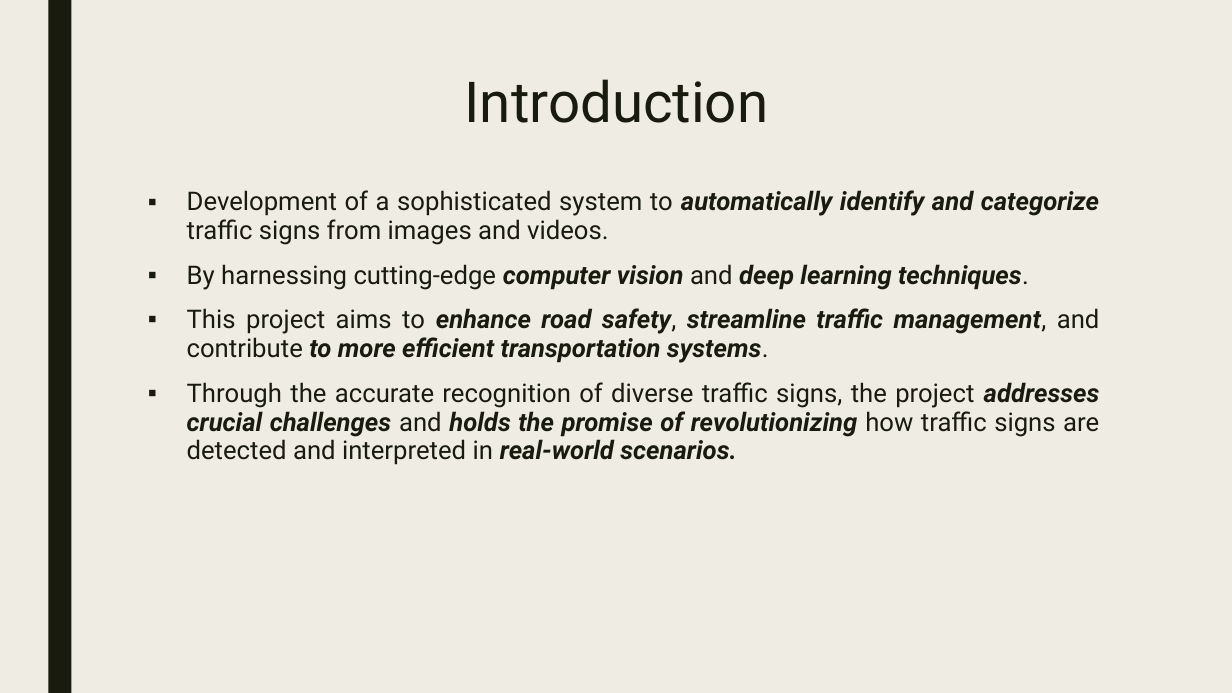
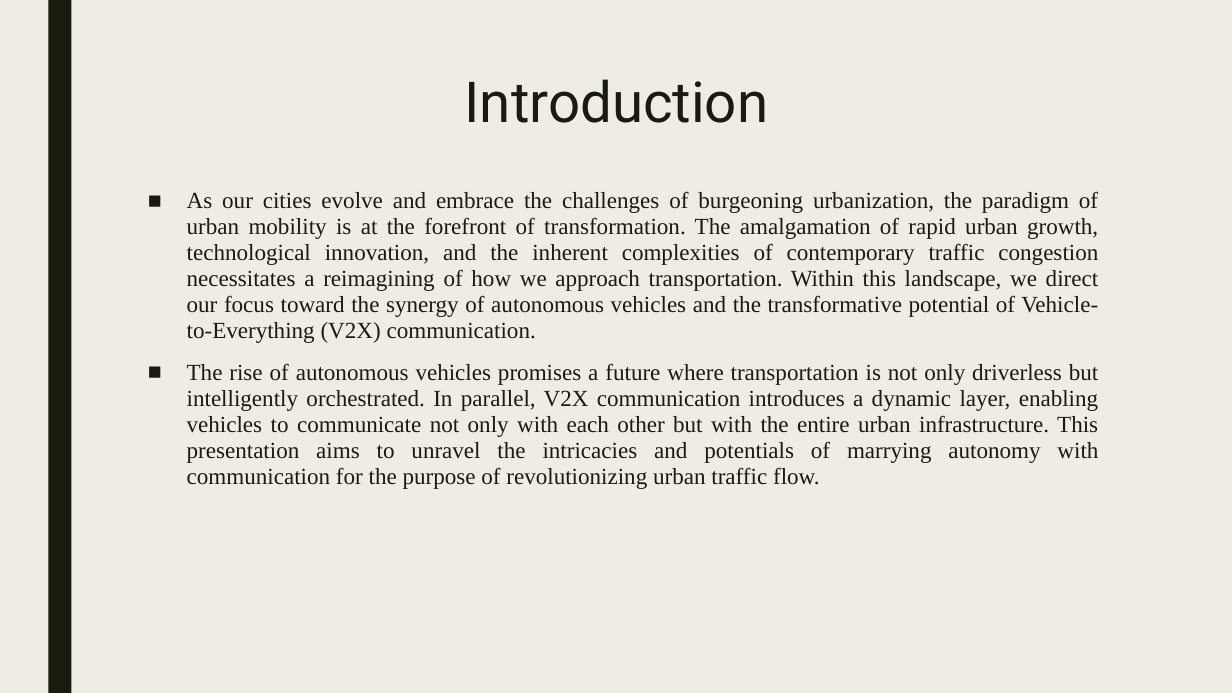
Before and after one commit to ADITYAz2002/Minor-Project, a slide deck: slide 4 of Zeroth Review 2.pptx. Drawn at 1232x693 pixels with LibreOffice and Linux fonts; fonts in the diff are those of the drawing. Boxes give left, top, right and bottom in pixels: in the first picture for what was removed or moved away, otherwise in the second. Text is boxed around its words. In the diff, an @@ line names an element or a change of style, - is before the commit and + after.

```diff
--- a/Zeroth Review 2.pptx
+++ b/Zeroth Review 2.pptx
@@ text at <box>187,191,1099,489</box>: text changed; size 20 to 18 pt; font Roboto to Times New Roman @@
-▪ Development of a sophisticated system to automatically identify and categorize traffic signs from images and videos.
-▪ By harnessing cutting-edge computer vision and deep learning techniques.
-▪ This project aims to enhance road safety, streamline traffic management, and contribute to more efficient transportation systems.
-▪ Through the accurate recognition of diverse traffic signs, the project addresses crucial challenges and holds the promise of revolutionizing how traffic signs are detected and interpreted in real-world scenarios.
+■ As our cities evolve and embrace the challenges of burgeoning urbanization, the paradigm of urban mobility is at the forefront of transformation. The amalgamation of rapid urban growth, technological innovation, and the inherent complexities of contemporary traffic congestion necessitates a reimagining of how we approach transportation. Within this landscape, we direct our focus toward the synergy of autonomous vehicles and the transformative potential of Vehicle-to-Everything (V2X) communication.
+■ The rise of autonomous vehicles promises a future where transportation is not only driverless but intelligently orchestrated. In parallel, V2X communication introduces a dynamic layer, enabling vehicles to communicate not only with each other but with the entire urban infrastructure. This presentation aims to unravel the intricacies and potentials of marrying autonomy with communication for the purpose of revolutionizing urban traffic flow.
```
Also in this commit, not shown: 4 other slides changed, 3 slides added, 6 slides removed, 15 other files.
